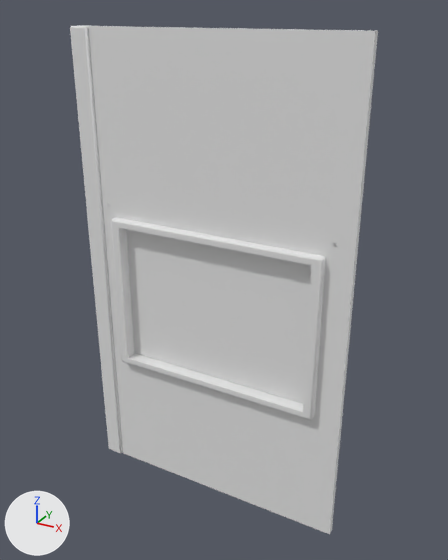
Renders of the FBX model Assets/fbx/room/wall_window_regular.fbx from each side of a commit.
One viewpoint serves both versions: a camera (50 mm lens) standing at (1.99, -3.45, 3.61) and looking at (0.05, 0.09, 1.84). Every picture has the same lights, and +X, +Y and +Z are marked at lower left. Objects named as collision shapes, trigger or cutter boxes, shadow casters or lower levels of detail are left out. Where no turn or scale is listed for an object, it has been applied to the vertices. Vertices at the same position are counted once.

In view in the first picture: 'curtain', 'room_Cube.001', 'room_Cube.003', 'room_column_l.002', 'room_wall_window_regular'.
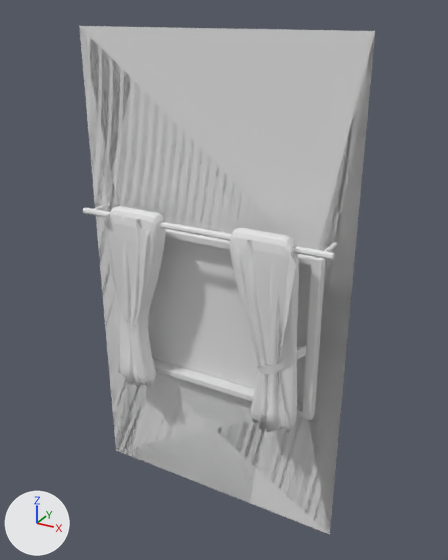
Boxes (x1, y1, x2, y2) around the edits, measured in the pictures (448 x 560 px):
```json
{"object": "room_wall_window_regular", "change": "reshaped", "before": [87, 26, 378, 534], "after": [79, 26, 375, 534]}
{"object": "room_column_l.002", "change": "deleted", "before": [70, 25, 122, 453]}
{"object": "room_wall_collider_r", "change": "turned, moved, rescaled", "after": [230, 228, 299, 429], "on screen": "not visible before"}
{"object": "room_wall_collider_l", "change": "turned, moved, rescaled", "after": [108, 206, 166, 385], "on screen": "not visible before"}
{"object": "curtainshort_r", "change": "turned", "after": [237, 240, 307, 433], "on screen": "not visible before"}
{"object": "curtainshort_l", "change": "turned", "after": [103, 214, 157, 387], "on screen": "not visible before"}
{"object": "curtain", "change": "turned", "before": [107, 203, 337, 247], "after": [83, 203, 337, 260]}
{"part": 1, "of": "me_mesh_002", "change": "cut back", "before": [110, 26, 378, 533], "after": [79, 26, 375, 533]}
```

Scene script edits in JSON lines:
```json
{"block": "me_mesh_002", "where": "# used by ob_room_wall_window_regular; location = (0.0, 0.0, 0.0); rotation_euler = (1.571, 0.0, -3.142), in degrees (90, 0, -180)"}
{"op": "remove", "block": "me_mesh_002", "code": "me_mesh_002.from_pydata(...)  # 16 vertices, 12 faces; spans x -1.0..1.0, y 0.0..3.5, z 0.0..0.05"}
{"op": "add", "block": "me_mesh_002", "code": "me_mesh_002.from_pydata(...)  # 10 vertices, 4 faces; spans x -1.0..1.0, y 0.0..3.5, z 0.0"}
{"block": "me_mesh_002", "change": "me_mesh_002 part 1"}
{"block": "me_mesh_002", "change": "8 vertices are removed from x -1.0..1.0, y 0.0..3.5, z 0.05"}
{"block": "me_mesh_002", "change": "10 faces are deleted"}
{"block": "me_mesh_002", "change": "2 vertices are added at (-0.75, 2.15, 0.0), (0.75, 2.15, 0.0)"}
{"block": "me_mesh_002", "change": "2 new faces join them"}
{"op": "remove", "block": "ob_room_column_l_002", "code": ["ob_room_column_l_002 = bpy.data.objects.new('room_column_l.002', me_mesh_004)", "ob_room_column_l_002.location = (-1.0, 0.05, 0.0)"]}
{"op": "set", "path": "ob_room_wall_collider_r.scale", "old": "(38.6, 38.6, 38.6)", "new": "(1.0, 1.0, 1.0)"}
{"op": "set", "path": "ob_room_wall_collider_r.location", "old": "(0.0, -7.562, -88.35)", "new": "(0.0, 0.0, 0.0)"}
{"op": "set", "path": "ob_room_wall_collider_r.rotation_euler", "old": "(0.0, 0.0, 0.0)", "new": "(-1.571, 3.142, 0.0)", "note": "degrees (0, 0, 0) -> degrees (-90, 180, 0)"}
{"op": "set", "path": "ob_room_wall_collider_l.parent", "old": "ob_room_wall_window_collider", "new": "ob_curtainshort_l"}
{"op": "set", "path": "ob_room_wall_collider_l.location", "old": "(0.0, -7.562, -88.35)", "new": "(0.0, 0.0, 0.0)"}
{"op": "set", "path": "ob_room_wall_collider_l.rotation_euler", "old": "(0.0, 0.0, 0.0)", "new": "(-1.571, 3.142, 0.0)", "note": "degrees (0, 0, 0) -> degrees (-90, 180, 0)"}
{"op": "set", "path": "ob_room_wall_collider_l.scale", "old": "(11.5, 11.5, 11.5)", "new": "(0.297, 0.297, 0.297)"}
{"op": "set", "path": "ob_curtain.rotation_euler", "old": "(0.0, 0.0, 0.0)", "new": "(0.0, -3.142, 0.0)", "note": "degrees (0, 0, 0) -> degrees (0, -180, 0)"}
```
